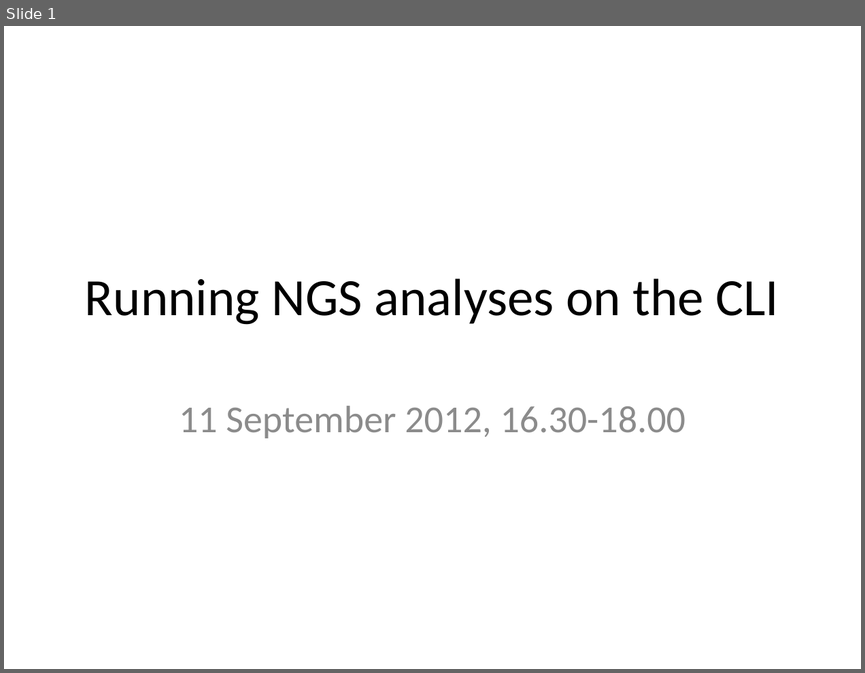
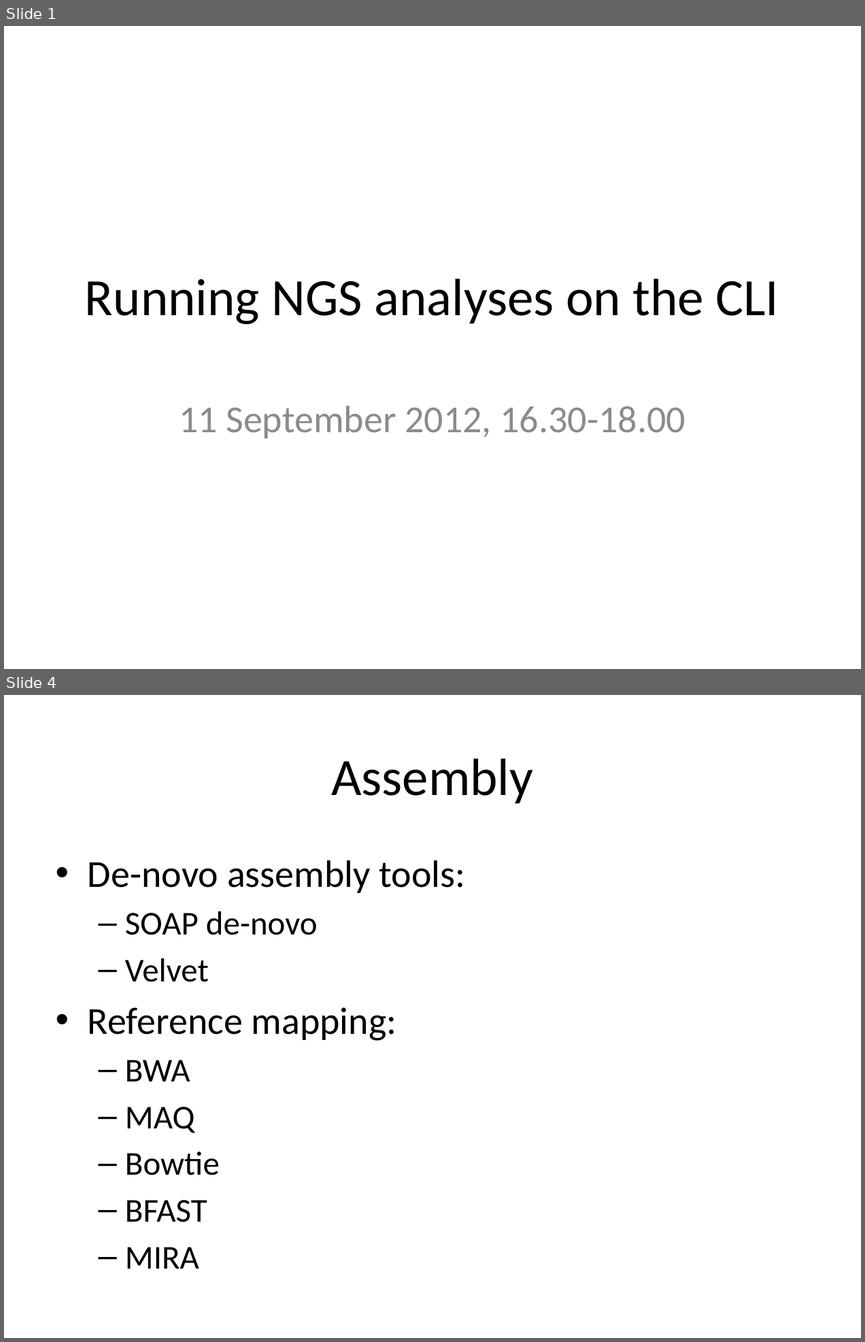
Before and after one commit to rvosa/ngs-workflows, a slide deck: doc/slides/day1/session4/NGSAnalyses.pptx. Shown one above the other, each under a label of ours: slide 1 before the commit, slides 1 and 4 after it; the slides between them are not shown. The pictures are 865x673 and 865x1342 pixels, drawn with LibreOffice and Linux fonts; fonts in the diff are those of the drawing. Boxes give left, top, right and bottom in pixels: in the first picture for what was removed or moved away, otherwise in the second. Text is boxed around its words. In the diff, an @@ line names an element or a change of style, - is before the commit and + after.

```diff
--- a/doc/slides/day1/session4/NGSAnalyses.pptx
+++ b/doc/slides/day1/session4/NGSAnalyses.pptx
@@ slide 4 added at (x1=4, y1=695, x2=861, y2=1338), background #FFFFFF @@
@@ title added at (x1=331, y1=758, x2=533, y2=804), 44 pt, text #000000 @@
+Assembly
@@ text added at (x1=88, y1=860, x2=466, y2=1268), 32 pt, text #000000 @@
+• De-novo assembly tools:
+  – SOAP de-novo
+  – Velvet
+• Reference mapping:
+  – BWA
+  – MAQ
+  – Bowtie
+  – BFAST
+  – MIRA
```
Also in this commit, not shown: 8 other slides added, 2 slides removed, 4 other files.
